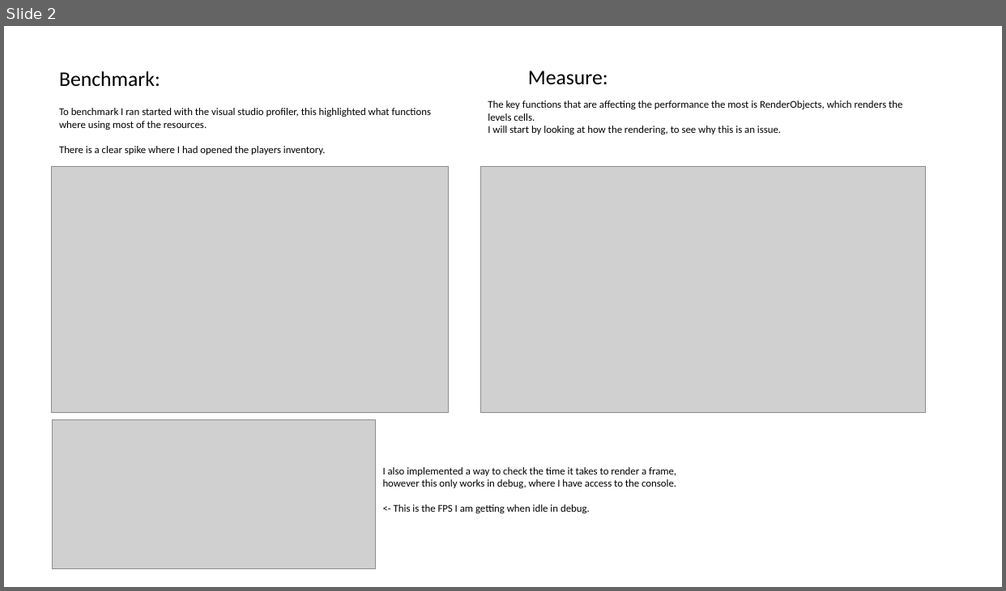
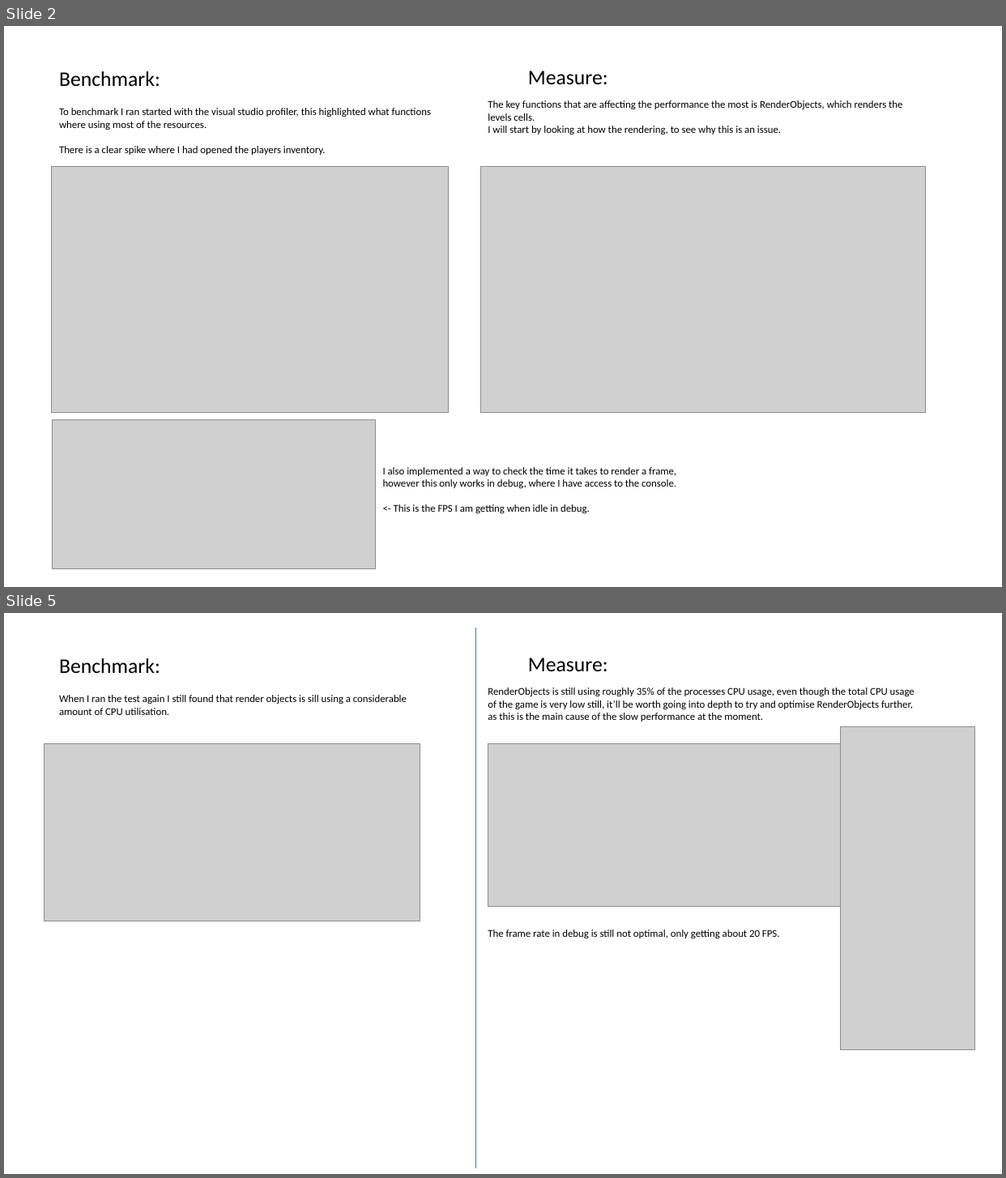
Before and after one commit to Alli1223/comp350-optimisation, a slide deck: OptmisationProcess.pptx. Shown one above the other, each under a label of ours: slide 2 before the commit, slides 2 and 5 after it; the slides between them are not shown. The pictures are 1006x591 and 1006x1178 pixels, drawn with LibreOffice and Linux fonts; fonts in the diff are those of the drawing; grey boxes stand for pictures. Boxes give left, top, right and bottom in pixels: in the first picture for what was removed or moved away, otherwise in the second. Text is boxed around its words. In the diff, an @@ line names an element or a change of style, - is before the commit and + after.

```diff
--- a/OptmisationProcess.pptx
+++ b/OptmisationProcess.pptx
@@ slide 5 added at (4, 613, 1002, 1174), background #FFFFFF @@
@@ line added from (475, 628) to (475, 1169), #4472C4 0.5 pt @@
@@ text added at (59, 658, 160, 674), 20 pt, text #000000 @@
+Benchmark:
@@ text added at (528, 658, 608, 672), 20 pt, text #000000 @@
+Measure:
@@ text added at (59, 695, 407, 715), 10 pt, text #000000 @@
+When I ran the test again I still found that render objects is sill using a considerable amount of CPU utilisation.
@@ text added at (488, 688, 914, 722), 10 pt, text #000000 @@
+RenderObjects is still using roughly 35% of the processes CPU usage, even though the total CPU usage of the game is very low still, it’ll be worth going into depth to try and optimise RenderObjects further, as this is the main cause of the slow performance at the moment.
@@ picture added at (841, 726, 976, 1050) @@
@@ picture added at (44, 744, 420, 922) @@
@@ picture added at (488, 744, 841, 906) @@
@@ text added at (488, 930, 780, 939), 10 pt, text #000000 @@
+The frame rate in debug is still not optimal, only getting about 20 FPS.
```
Also in this commit, not shown: 1 slide changed, 2 other slides added, 1 slide removed, 15 other files.
